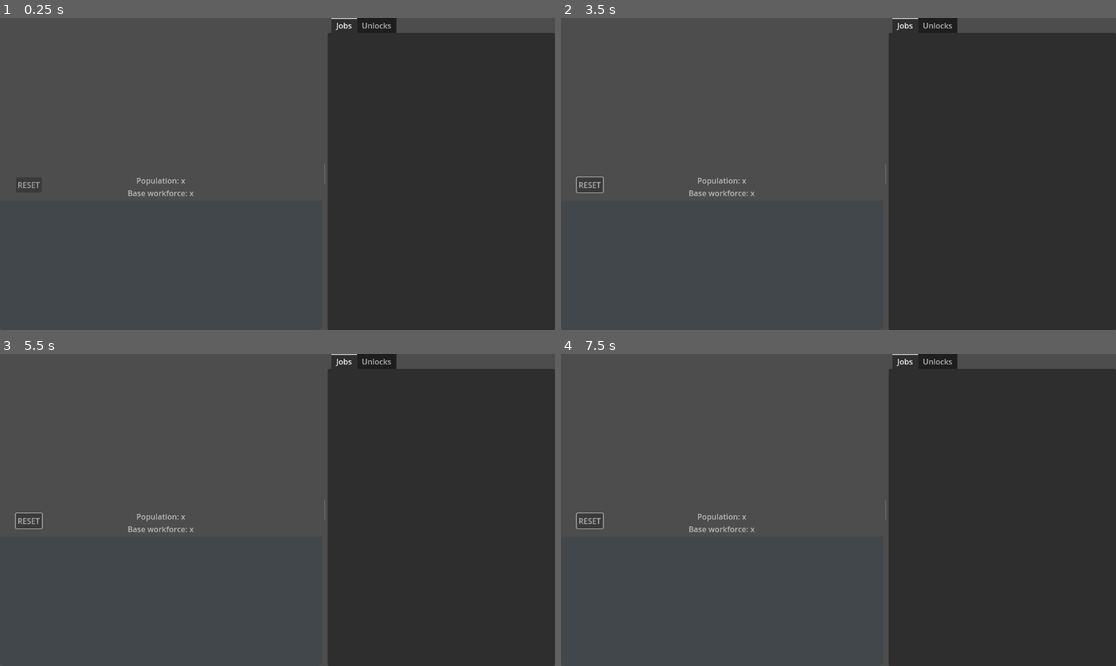
Above: before the commit, frames 1-4 (two rows, left to right).
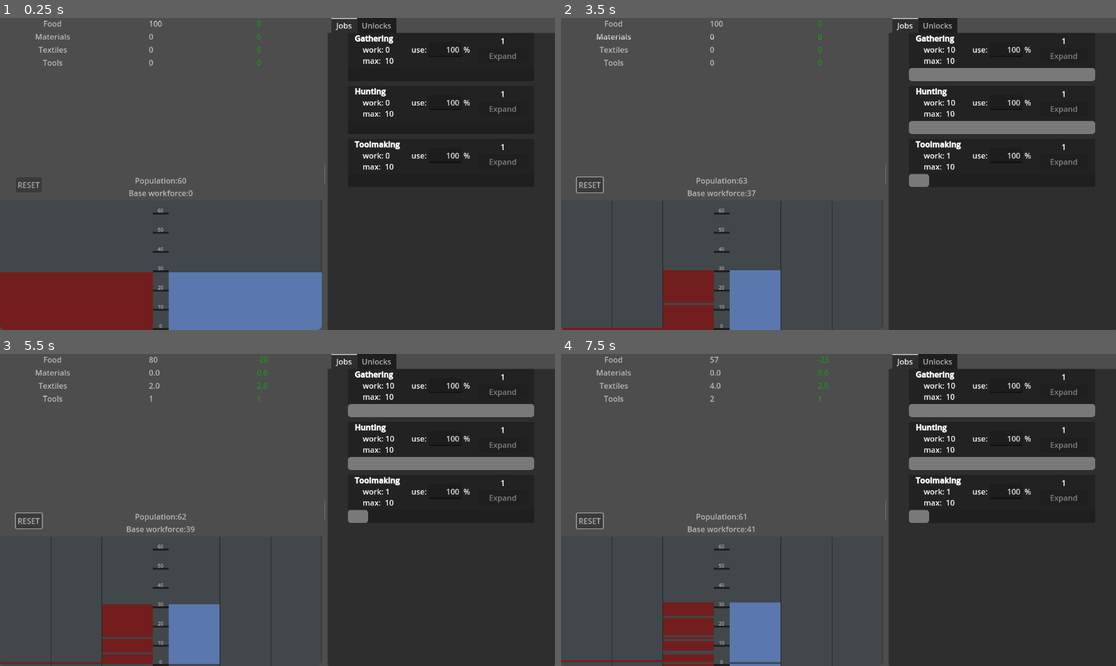
Above: after the commit, the same moments.

Repository: drahosh/bootstrap-civilization
Game: Godot game, scene res://main/main.tscn
Two runs of this game, one before a commit and one after it. Both use one fixed random seed, a clock stepped at 60 frames per second and the inputs below.
Inputs (mouse positions are in pixels of both pictures, inside the frame that each line leads up to):
- Up to frame 1 (0.25 s): no input
- Up to frame 2 (3.5 s): tap Enter at 0.5 s; move the mouse to (960, 158) at 0.52 s; tap F at 0.6, 2.85 s; click (960, 158) at 0.67 s; click "RESET" at 1.25 s; drag from (727, 189) to (810, 236) at 2.02 s; move the mouse to (894, 105) at 2.77 s; click (894, 105) at 2.92 s
- Up to frame 3 (5.5 s): drag from (249, 572) to (111, 463) at 3.52 s; move the mouse to (444, 556) at 4.27 s; tap F at 4.35 s; click (444, 556) at 4.42 s; drag from (111, 463) to (194, 432) at 5.02 s
- Up to frame 4 (7.5 s): move the mouse to (866, 510) at 5.77 s; tap F at 5.85, 7.35 s; click (866, 510) at 5.92 s; drag from (755, 432) to (727, 525) at 6.52 s; move the mouse to (960, 494) at 7.27 s; click (960, 494) at 7.42 s

The runs differ from the first frame. In frame 1, 12% of the frame differs, in the area x 0-93%, y 0-100%; in frame 2, 8.3%; in frame 3, 8.3%; in frame 4, 8.2%.
Error before the commit: Parse Error: Function "_calculate_deaths()" not found in base self. (res://population/population.gd:191)

Commit message:
implement clothes

Diff:
--- a/population/population.gd
+++ b/population/population.gd
@@ -133,6 +133,17 @@
 		return float(food) / desired_consumption
 
 
+func _wear_clothes() -> float:
+	var desired_clothes = population_total
+	var clothes = Resources.resources[Enums.resource_types.CLOTHES]
+	var clothes_damage_factor = 0.1
+	if clothes >= desired_clothes:
+		Resources.change_resources({Enums.resource_types.CLOTHES: -desired_clothes * clothes_damage_factor})
+		return 1
+	else:
+		Resources.change_resources({Enums.resource_types.CLOTHES: -clothes * clothes_damage_factor})
+		return float(clothes) / desired_clothes
+
 
 func _calculate_work(satiety):
 	# Get total workforce for population
@@ -166,15 +177,21 @@
 	population_male[0] = births_male
 
 
+func _calculate_deaths(satiety, clothedness):
 	# remove people. each person has death rate chance to die each turn
 	var satiety_multiplier
 	if satiety >= 0.7:
 		satiety_multiplier = 1
 	else:
-		satiety_multiplier = 1 + (0.7 - satiety) * 9
+		satiety_multiplier = 1 + (0.7 - satiety) * 13  # no food leads to >10x death rate
+	var clothedness_multiplier = 1 - clothedness * 0.1  # clothes decrease death chance by 10%
 	for i in range(max_age):
-		population_female[i] -= Utils.simulate_random_events(population_female[i], death_rates[i] * satiety_multiplier)
-		population_male[i] -= Utils.simulate_random_events(population_male[i], death_rates[i] * satiety_multiplier)
+		population_female[i] -= Utils.simulate_random_events(
+			population_female[i], min(death_rates[i] * satiety_multiplier * clothedness_multiplier, 1)
+		)
+		population_male[i] -= Utils.simulate_random_events(
+			population_male[i], min(death_rates[i] * satiety_multiplier * clothedness_multiplier, 1)
+		)
 
 
 func _redraw_ui():
@@ -186,9 +203,10 @@
 	var old_population = population_total
 	_increase_age()
 	var satiety = _eat_food()  # 1 means everyone has more than enough food, 0 means total starvation
+	var clothedness = _wear_clothes()
 	_calculate_work(satiety)
 	_calculate_births(satiety)
-	_calculate_deaths(satiety)
+	_calculate_deaths(satiety, clothedness)
 	calculate_population_total()
 	population_change = population_total - old_population
 	_redraw_ui()
